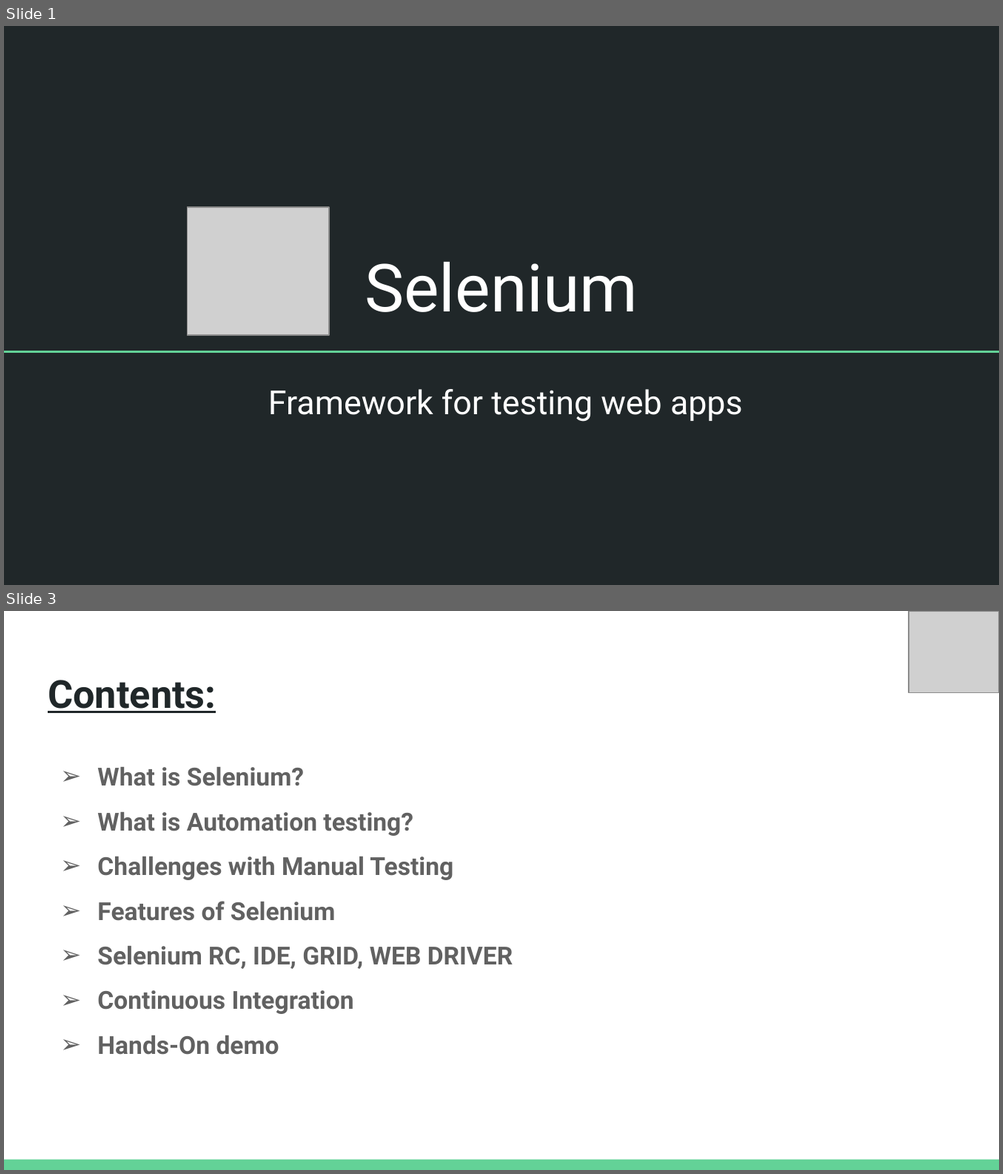
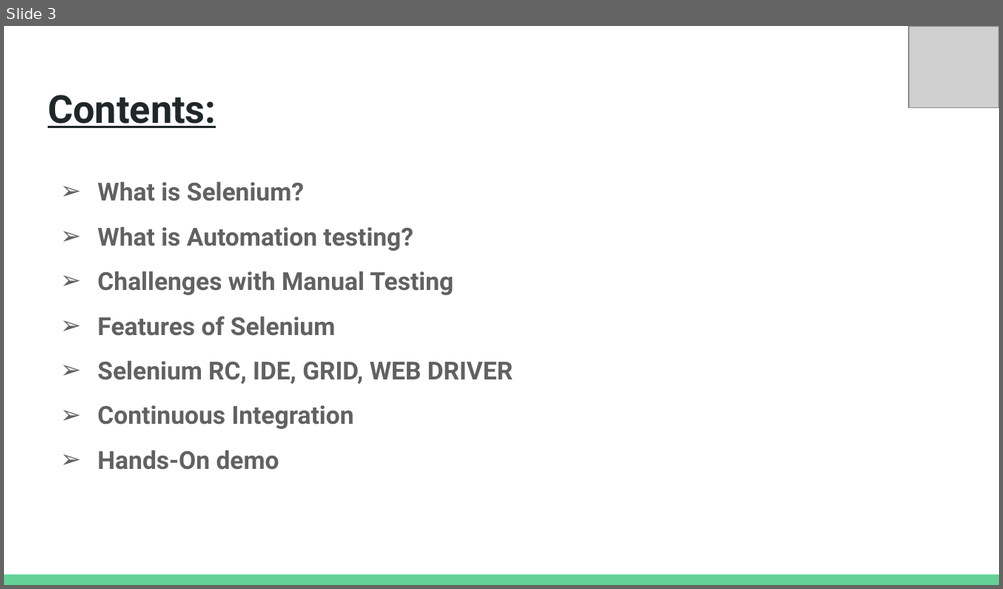
Before and after one commit to rajv11/ws03-selenium, a slide deck: Docs/Workshop 03 Selenium - C#.pptx. Shown one above the other, each under a label of ours: slides 1 and 3 before the commit, slide 3 after it; the slides between them are not shown. The pictures are 1003x1174 and 1003x589 pixels, drawn with LibreOffice and Linux fonts; fonts in the diff are those of the drawing; grey boxes stand for pictures. Boxes give left, top, right and bottom in pixels: in the first picture for what was removed or moved away, otherwise in the second. Text is boxed around its words. In the diff, an @@ line names an element or a change of style, - is before the commit and + after.

Commit message:
Updated PPT

```diff
--- a/Docs/Workshop 03 Selenium - C#.pptx
+++ b/Docs/Workshop 03 Selenium - C#.pptx
@@ slide 1 removed at [4,26,999,585], background #202729 @@
@@ picture removed at [187,207,328,335] @@
@@ title removed at [364,261,637,312] @@
-Selenium
@@ line removed from (4, 352) to (999, 352) @@
@@ subtitle removed at [268,389,743,422] @@
-Framework for testing web apps
```
Also in this commit, not shown: 1 slide changed, 1 slide added.
